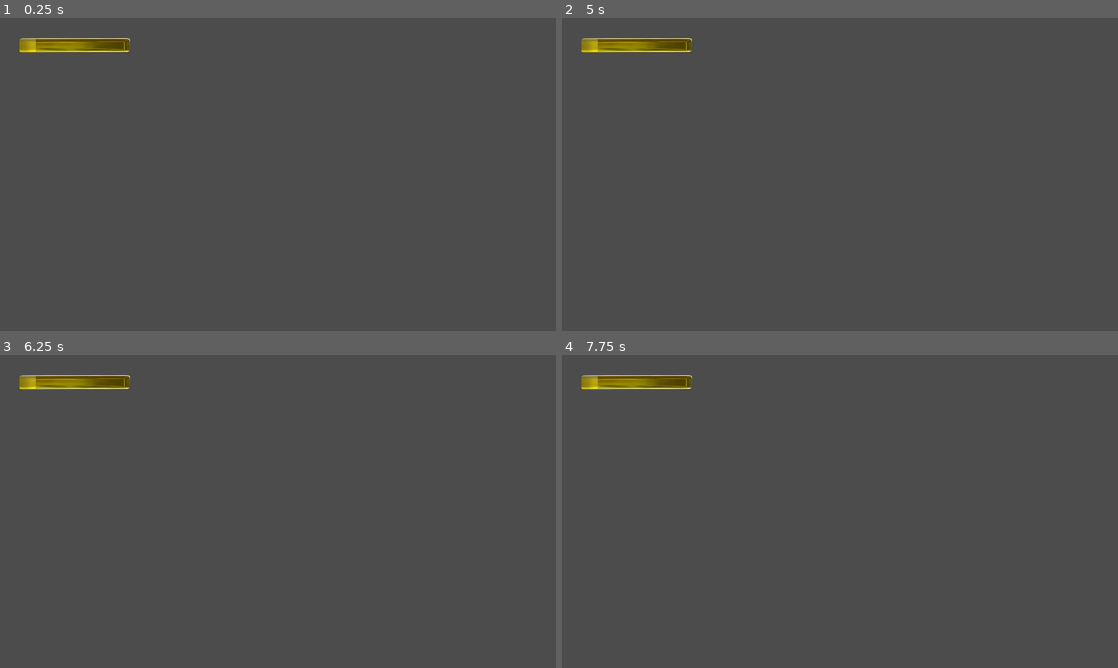
Above: before the commit, frames 1-4 (two rows, left to right).
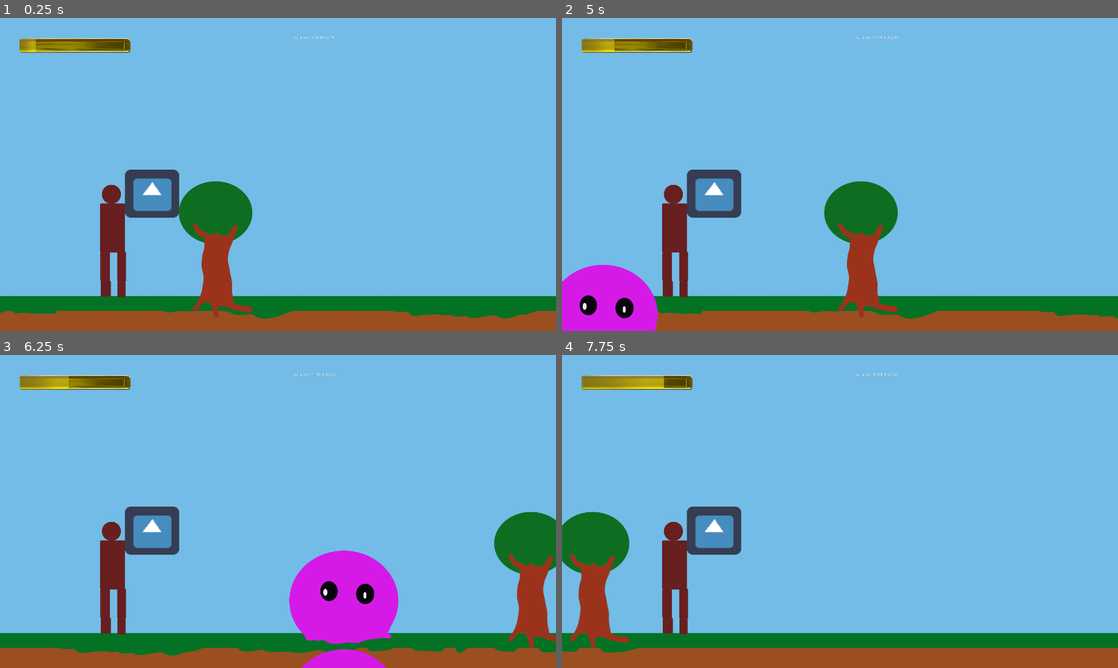
Above: after the commit, the same moments.

Repository: S-Blanco/GMTK_gamejam2023
Game: Godot game, scene res://Src/World/world.tscn
The game is run twice, just before and just after one commit, with the same random seed, the same clock (stepped at 60 frames per second) and the same inputs. Before the commit the project has no main scene; this scene is started directly in both runs. The engine's default icon, where the game draws it, is replaced by a stand-in: a white triangle on a blue panel in a dark square.
Inputs:
- Up to frame 1 (0.25 s): no input
- Up to frame 2 (5 s): no input
- Up to frame 3 (6.25 s): no input
- Up to frame 4 (7.75 s): no input

The runs differ from the first frame. In frame 1, 98% of the frame differs, in the area x 0-100%, y 0-100%; in frame 2, 98%; in frame 3, 99%; in frame 4, 99%.

Commit message:
global_variable changed, world scene and collision test

Diff:
--- a/Game/Src/Characters/Character.tscn
+++ b/Game/Src/Characters/Character.tscn
@@ -1,8 +1,13 @@
-[gd_scene load_steps=2 format=2]
+[gd_scene load_steps=3 format=2]
 
+[ext_resource path="res://Src/Objects/sword.tscn" type="PackedScene" id=1]
 [ext_resource path="res://Assets/Characters/Heroes/Hero1.png" type="Texture" id=2]
 
 [node name="Character" type="KinematicBody2D"]
 
 [node name="Sprite" type="Sprite" parent="."]
+scale = Vector2( 0.5, 0.5 )
 texture = ExtResource( 2 )
+
+[node name="sword" parent="." instance=ExtResource( 1 )]
+position = Vector2( 127, -176 )
--- a/Game/Src/Characters/Enemy.gd
+++ b/Game/Src/Characters/Enemy.gd
@@ -32,4 +32,5 @@
 
 
 func _on_Visibility_screen_exited():
+	GlobalVariables.glory += 0.03
 	queue_free() # Replace with function body.
--- a/Game/Src/Characters/Enemy.tscn
+++ b/Game/Src/Characters/Enemy.tscn
@@ -1,7 +1,10 @@
-[gd_scene load_steps=3 format=2]
+[gd_scene load_steps=4 format=2]
 
 [ext_resource path="res://Src/Characters/Enemy.gd" type="Script" id=1]
 [ext_resource path="res://Assets/Characters/Enemies/Blob.png" type="Texture" id=2]
+
+[sub_resource type="CircleShape2D" id=1]
+radius = 340.212
 
 [node name="Enemy" type="KinematicBody2D"]
 scale = Vector2( 0.5, 0.5 )
@@ -12,4 +15,8 @@
 
 [node name="Visibility" type="VisibilityNotifier2D" parent="."]
 
+[node name="CollisionShape2D" type="CollisionShape2D" parent="."]
+position = Vector2( -8, -14 )
+shape = SubResource( 1 )
+
 [connection signal="screen_exited" from="Visibility" to="." method="_on_Visibility_screen_exited"]
--- /dev/null
+++ b/Game/Src/Objects/sword.gd
@@ -0,0 +1 @@
+extends KinematicBody2D
--- a/Game/Src/Objects/sword.tscn
+++ b/Game/Src/Objects/sword.tscn
@@ -1,10 +1,21 @@
-[gd_scene load_steps=2 format=2]
+[gd_scene load_steps=4 format=2]
 
+[ext_resource path="res://Src/Objects/sword.gd" type="Script" id=1]
 [ext_resource path="res://icon.png" type="Texture" id=2]
 
+[sub_resource type="CapsuleShape2D" id=1]
+radius = 83.0
+
 [node name="sword" type="KinematicBody2D"]
+script = ExtResource( 1 )
 
 [node name="swordsprite" type="Sprite" parent="."]
-position = Vector2( 254, 749 )
+position = Vector2( 4.99998, 15.0001 )
 scale = Vector2( 2.92188, 2.60156 )
 texture = ExtResource( 2 )
+
+[node name="CollisionShape2D" type="CollisionShape2D" parent="."]
+position = Vector2( 4, 75 )
+shape = SubResource( 1 )
+
+[connection signal="input_event" from="." to="." method="_on_sword_input_event"]
--- a/Game/Src/TestEnemyMovement.gd
+++ b/Game/Src/TestEnemyMovement.gd
@@ -35,3 +35,4 @@
 		New_enemy.set_global_position(Vector2(spawn_position,spawn_y))
 		New_enemy.pixel_speed=curr_pixel_speed
 		add_child(New_enemy)
+	GlobalVariables.distance += delta*base_pixel_speed
--- a/Game/Src/UI/GloryUI.gd
+++ b/Game/Src/UI/GloryUI.gd
@@ -1,14 +1,14 @@
 extends Control
-
-
-var glory = 0.03 setget set_glory
-var max_glory = 0.5
 
 
 onready var full = $Full
 onready var filling = $Filling
+var max_glory
+
+func _ready():
+	max_glory = full.rect_scale.x
 
 func set_glory(value):
-	glory = clamp(value, 0.03, max_glory)
+	GlobalVariables.glory = clamp(value, 0.03, max_glory)
 	if filling != null:
 		filling.rect_scale.x = value
--- /dev/null
+++ b/Game/Src/World/world.gd
@@ -0,0 +1,12 @@
+extends Node2D
+
+
+onready var gloryUI = $CanvasLayer/GloryUI
+onready var dist = $CanvasLayer/GloryUI/distance
+
+func _process(_delta):
+	if GlobalVariables.glory > 0.03:
+		gloryUI.set_glory(GlobalVariables.glory)
+
+	if GlobalVariables.distance > 0:
+		dist.text = "distance =" +str(GlobalVariables.distance)
--- a/Game/Src/World/world.tscn
+++ b/Game/Src/World/world.tscn
@@ -1,18 +1,16 @@
-[gd_scene load_steps=3 format=2]
+[gd_scene load_steps=4 format=2]
 
 [ext_resource path="res://Src/UI/GloryUI.tscn" type="PackedScene" id=1]
-[ext_resource path="res://Src/Objects/sword.tscn" type="PackedScene" id=2]
+[ext_resource path="res://Src/TestEnemyMovement.tscn" type="PackedScene" id=2]
+[ext_resource path="res://Src/World/world.gd" type="Script" id=3]
 
 [node name="world" type="Node2D"]
+script = ExtResource( 3 )
 
-[node name="Camera2D" type="Camera2D" parent="."]
-current = true
-smoothing_enabled = true
+[node name="TestEnemyMovement" parent="." instance=ExtResource( 2 )]
 
-[node name="sword" parent="." instance=ExtResource( 2 )]
-
-[node name="RemoteTransform2D" type="RemoteTransform2D" parent="sword"]
-remote_path = NodePath("../../Camera2D")
+[node name="Character" parent="TestEnemyMovement" index="1"]
+position = Vector2( 393, 767 )
 
 [node name="CanvasLayer" type="CanvasLayer" parent="."]
 
@@ -34,4 +32,12 @@
 margin_bottom = 454.0
 rect_scale = Vector2( 0.03, 0.2 )
 
+[node name="distance" type="Label" parent="CanvasLayer/GloryUI"]
+margin_left = 1011.0
+margin_top = 60.0
+margin_right = 1799.0
+margin_bottom = 150.0
+text = "distance = 0"
+
+[editable path="TestEnemyMovement"]
 [editable path="CanvasLayer/GloryUI"]
--- a/Game/global_variables.gd
+++ b/Game/global_variables.gd
@@ -1,4 +1,4 @@
 extends Node
 
 var distance = 0
-var gloryval = 0
+var glory = 0.03
--- a/Game/project.godot
+++ b/Game/project.godot
@@ -33,7 +33,7 @@
 [application]
 
 config/name="Game"
-run/main_scene="res://Src/Background.tscn"
+run/main_scene="res://Src/World/world.tscn"
 config/icon="res://icon.png"
 
 [autoload]
